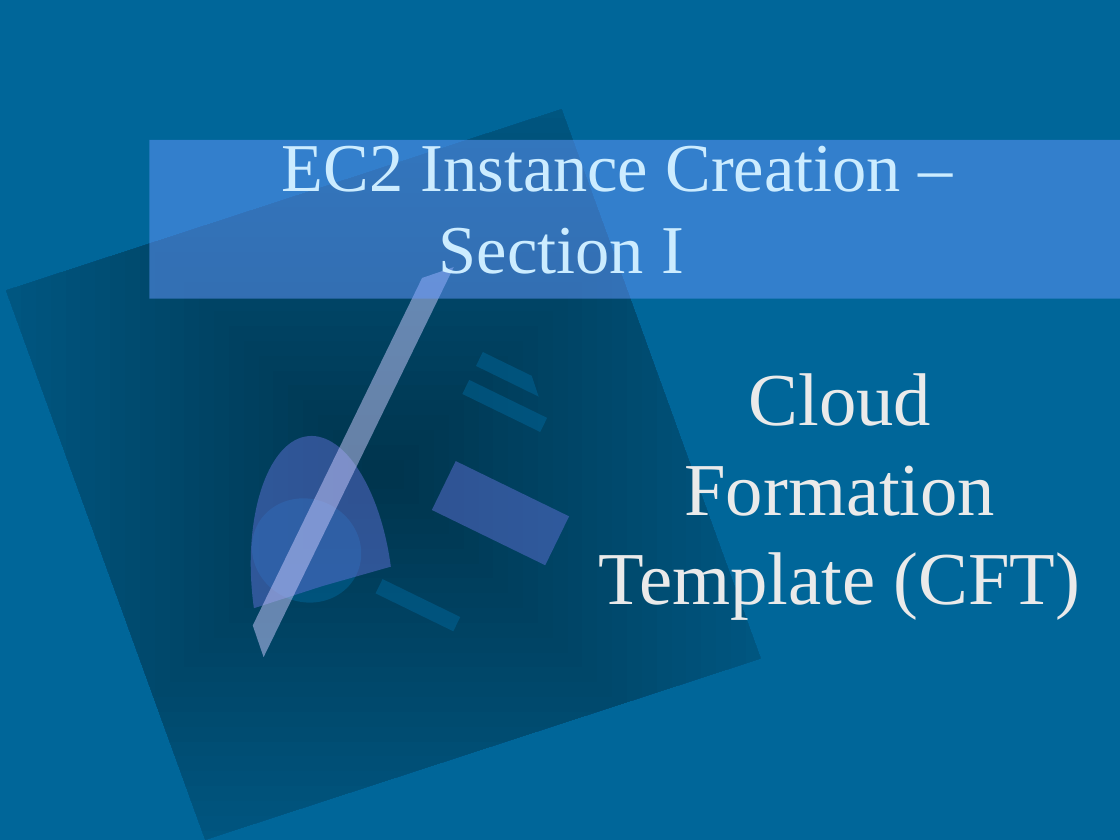
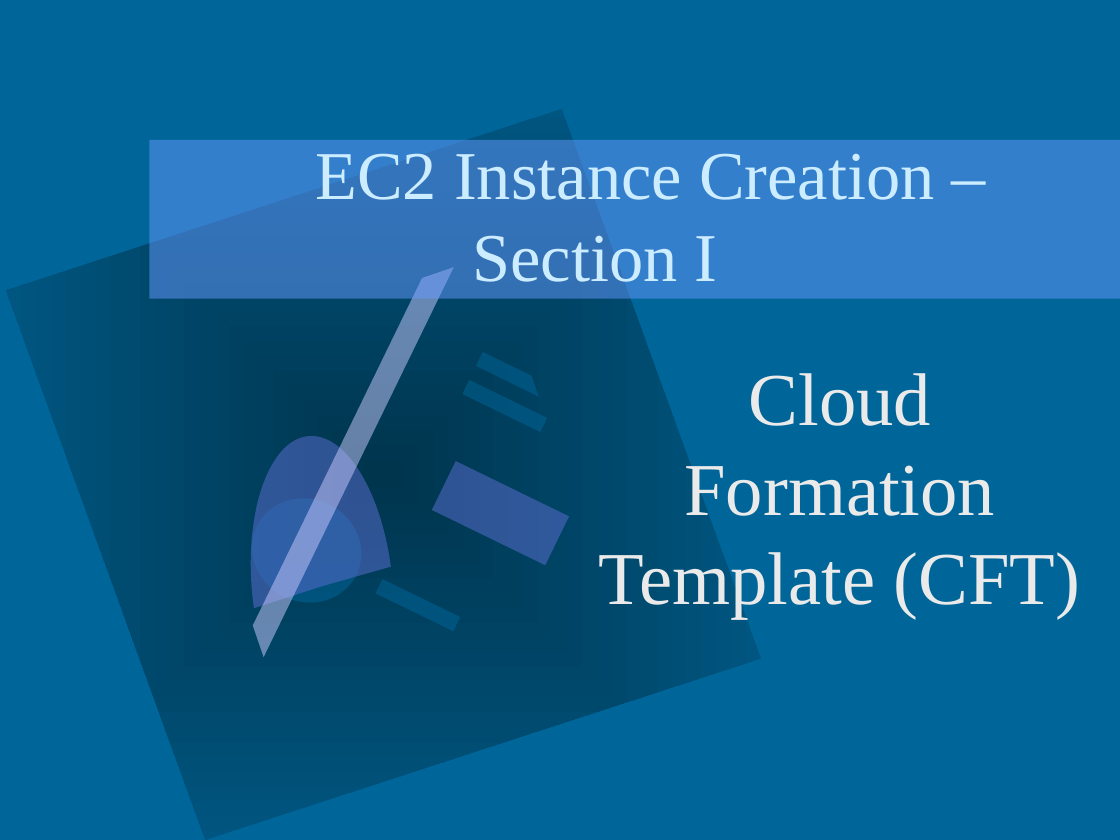
Before and after one commit to saddalaaws/awsservices, a slide deck: slide 1 of docs/ec2_through_cft.pptx. Drawn at 1120x840 pixels with LibreOffice and Linux fonts; fonts in the diff are those of the drawing; background and template pictures are left out. Boxes give left, top, right and bottom in pixels: in the first picture for what was removed or moved away, otherwise in the second. Text is boxed around its words. In the diff, an @@ line names an element or a change of style, - is before the commit and + after.

```diff
--- a/docs/ec2_through_cft.pptx
+++ b/docs/ec2_through_cft.pptx
@@ title "EC2 Instance Creation – Section ..." rewrapped from (282,137,900,286) to (315,153,934,282) @@
```
Also in this commit, not shown: 7 other slides changed, 7 slides added, 2 slides removed, 3 other files.
